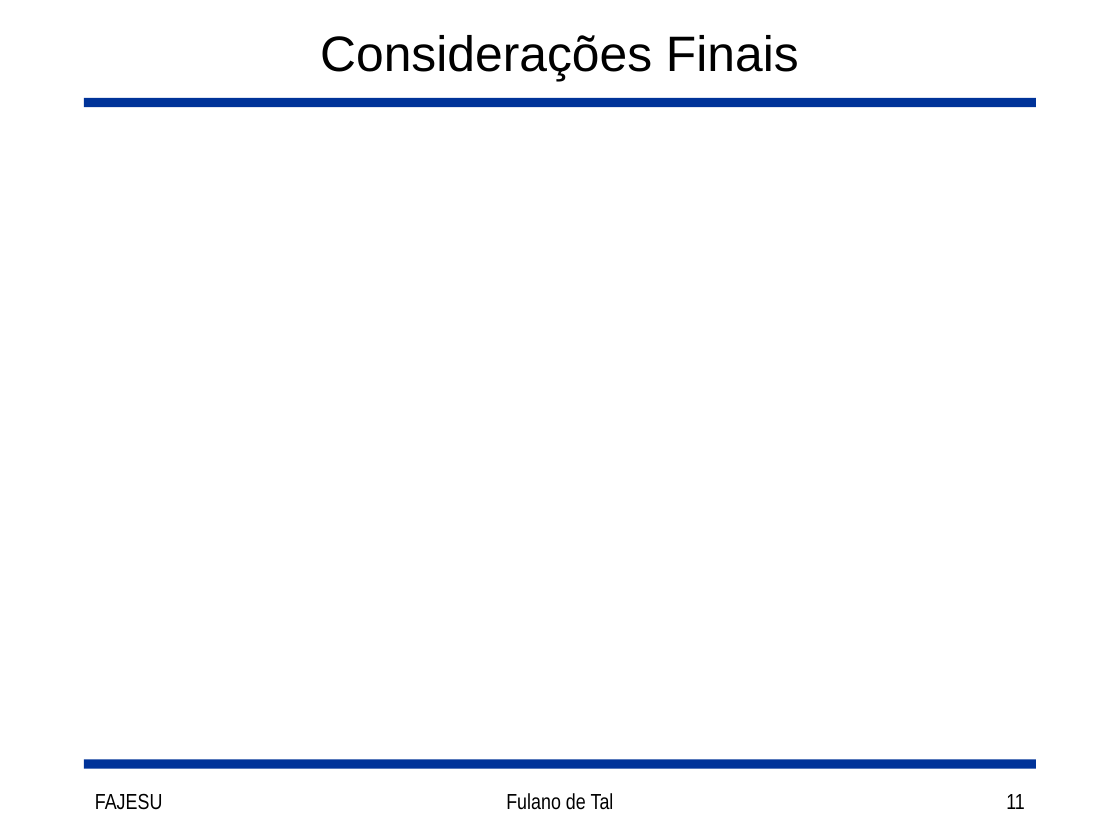
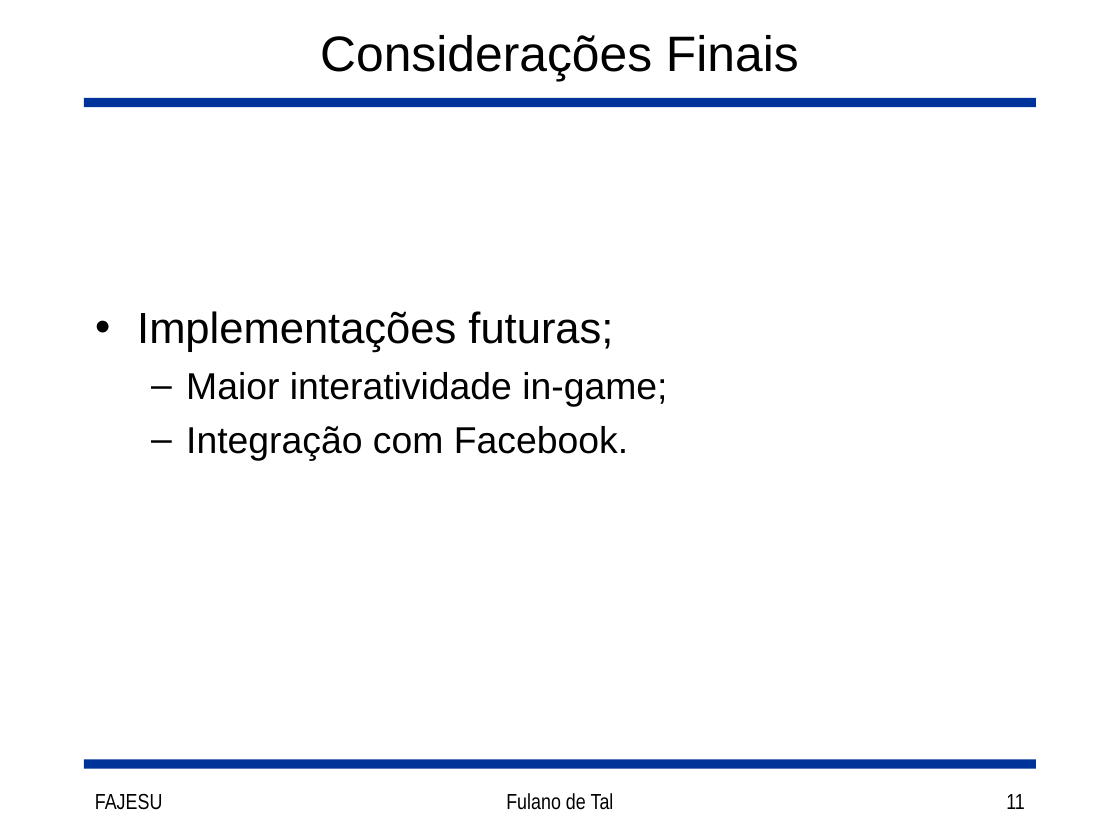
Before and after one commit to joaorocha/tcc-got-v1, a slide deck: slide 11 of docs/Slides.ppt. Drawn at 1120x840 pixels with LibreOffice and Linux fonts; fonts in the diff are those of the drawing. Boxes give left, top, right and bottom in pixels: in the first picture for what was removed or moved away, otherwise in the second. Text is boxed around its words. In the diff, an @@ line names an element or a change of style, - is before the commit and + after.

```diff
--- a/docs/Slides.ppt
+++ b/docs/Slides.ppt
@@ text added at [137, 311, 667, 461], 24 pt, text #000000 @@
+• Implementações futuras;
+  – Maior interatividade in-game;
+  – Integração com Facebook.
```
Also in this commit, not shown: 9 other slides changed, 1 slide added, 1 other file.
